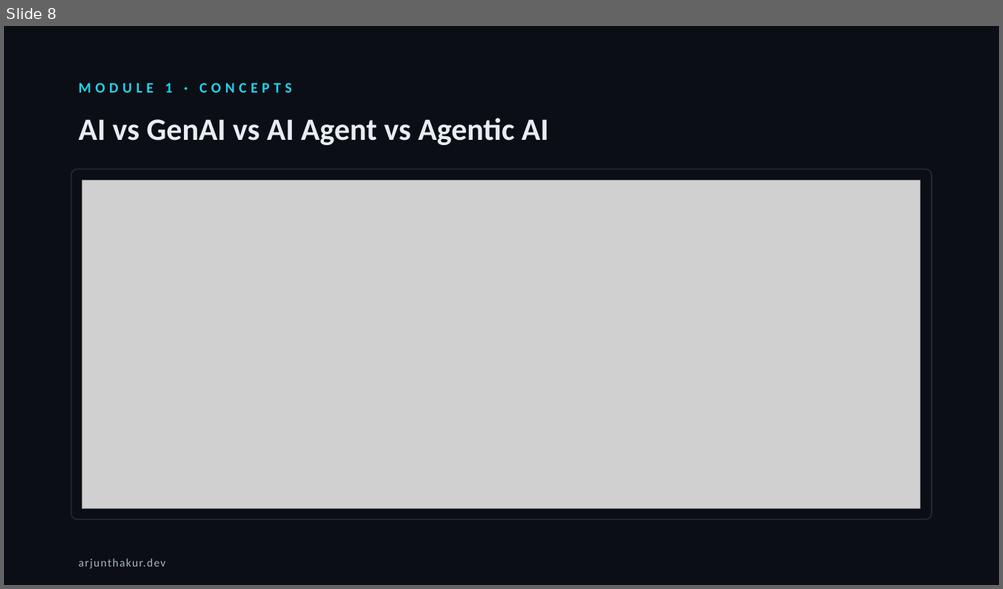
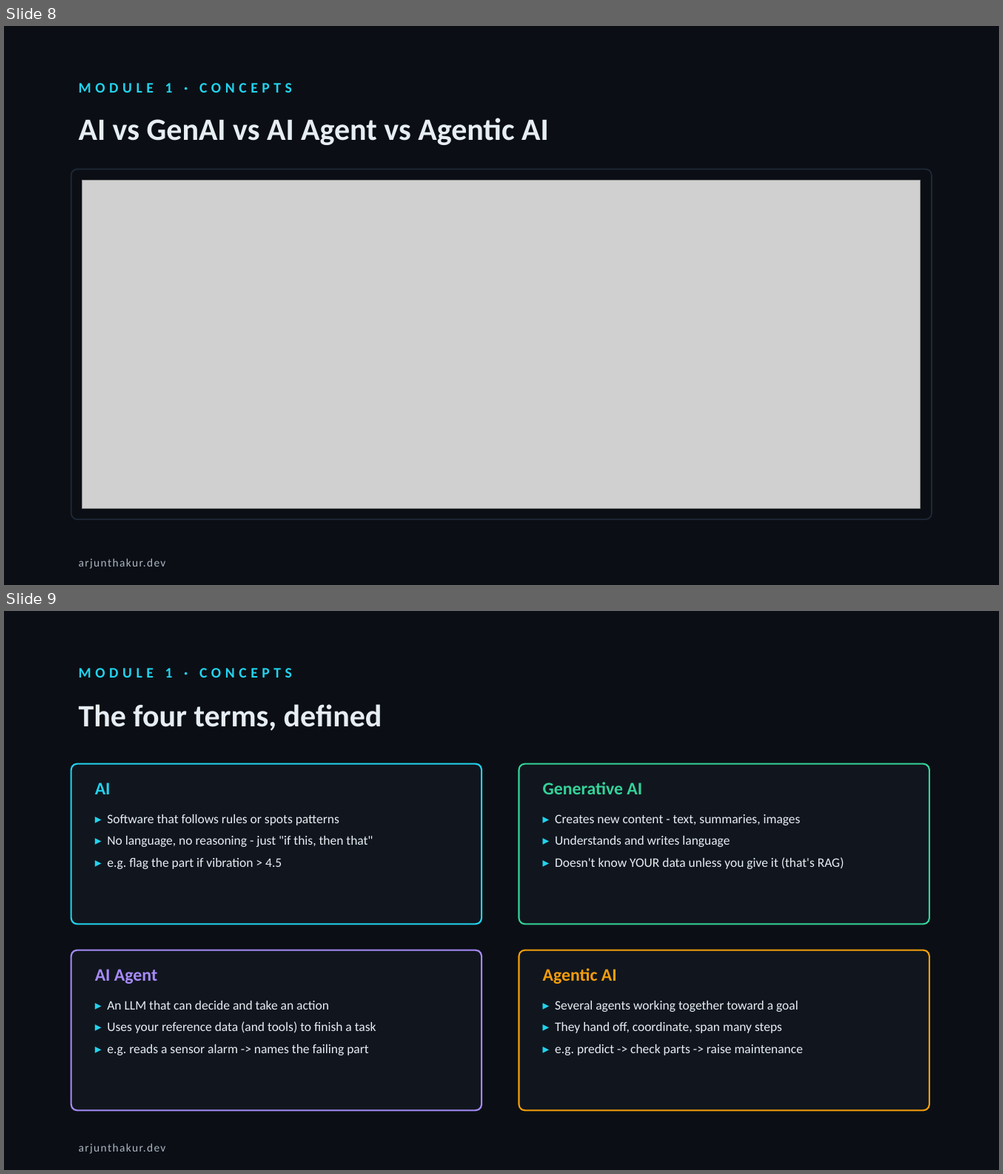
Before and after one commit to thakurarjun247/lgelectronics, a slide deck: LG-AI-Training-4hr.pptx. Shown one above the other, each under a label of ours: slide 8 before the commit, slides 8 and 9 after it. The pictures are 1003x589 and 1003x1174 pixels, drawn with LibreOffice and Linux fonts; fonts in the diff are those of the drawing; grey boxes stand for pictures. Boxes give left, top, right and bottom in pixels: in the first picture for what was removed or moved away, otherwise in the second. Text is boxed around its words. In the diff, an @@ line names an element or a change of style, - is before the commit and + after.

Commit message:
Add deck PDF; add 'four terms defined' slide; manual PDF

```diff
--- a/LG-AI-Training-4hr.pptx
+++ b/LG-AI-Training-4hr.pptx
@@ slide 9 added at (x1=4, y1=611, x2=999, y2=1170), background #0B0F15 @@
@@ text added at (x1=79, y1=668, x2=292, y2=678), 14 pt, text #22D3EE, bold @@
+MODULE 1 · CONCEPTS
@@ text added at (x1=79, y1=704, x2=382, y2=731), 30 pt, text #E6EDF3, bold @@
+The four terms, defined
@@ rounded rectangle added at (x1=71, y1=764, x2=481, y2=924), fill #11161E, outline #22D3EE 1.5 pt @@
@@ rounded rectangle added at (x1=519, y1=764, x2=929, y2=924), fill #11161E, outline #34D399 1.5 pt @@
@@ text added at (x1=95, y1=783, x2=111, y2=795), 17 pt, text #22D3EE, bold @@
+AI
@@ text added at (x1=543, y1=782, x2=642, y2=795), 17 pt, text #34D399, bold @@
+Generative AI
@@ text added at (x1=107, y1=815, x2=373, y2=869), 12.5 pt, text #E6EDF3 @@
+▸ Software that follows rules or spots patterns
+▸ No language, no reasoning - just "if this, then that"
+▸ e.g. flag the part if vibration > 4.5
@@ text added at (x1=555, y1=815, x2=844, y2=869), 12.5 pt, text #E6EDF3 @@
+▸ Creates new content - text, summaries, images
+▸ Understands and writes language
+▸ Doesn't know YOUR data unless you give it (that's RAG)
@@ rounded rectangle added at (x1=71, y1=951, x2=481, y2=1111), fill #11161E, outline #A78BFA 1.5 pt @@
@@ rounded rectangle added at (x1=519, y1=951, x2=929, y2=1111), fill #11161E, outline #F59E0B 1.5 pt @@
@@ text added at (x1=95, y1=969, x2=157, y2=984), 17 pt, text #A78BFA, bold @@
+AI Agent
@@ text added at (x1=543, y1=968, x2=617, y2=984), 17 pt, text #F59E0B, bold @@
+Agentic AI
@@ text added at (x1=107, y1=1001, x2=376, y2=1056), 12.5 pt, text #E6EDF3 @@
+▸ An LLM that can decide and take an action
+▸ Uses your reference data (and tools) to finish a task
+▸ e.g. reads a sensor alarm -> names the failing part
@@ text added at (x1=555, y1=1001, x2=802, y2=1056), 12.5 pt, text #E6EDF3 @@
+▸ Several agents working together toward a goal
+▸ They hand off, coordinate, span many steps
+▸ e.g. predict -> check parts -> raise maintenance
@@ text added at (x1=79, y1=1144, x2=166, y2=1154), 11 pt, text #AAB4C0 @@
+arjunthakur.dev
```
Also in this commit, not shown: 2 other files.
